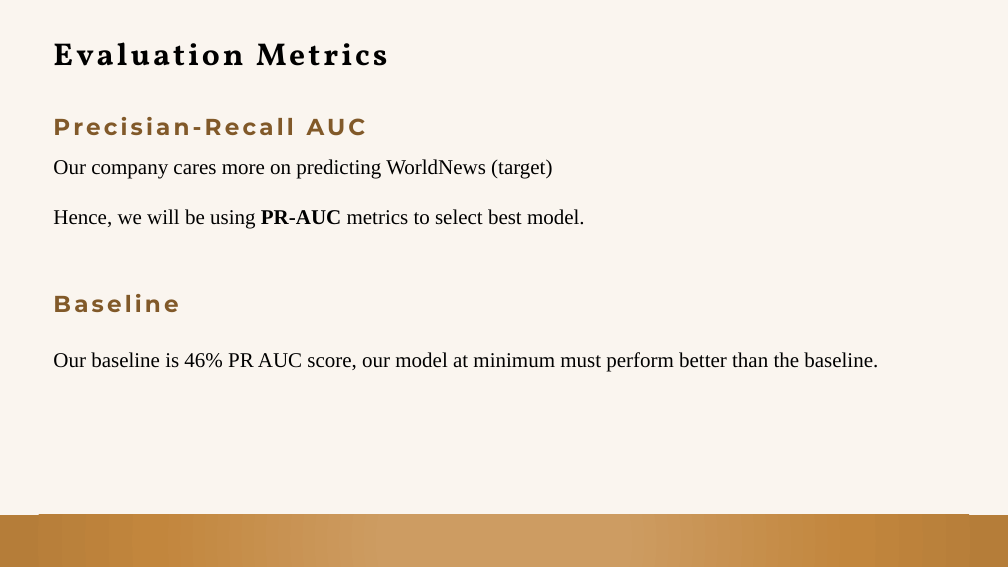
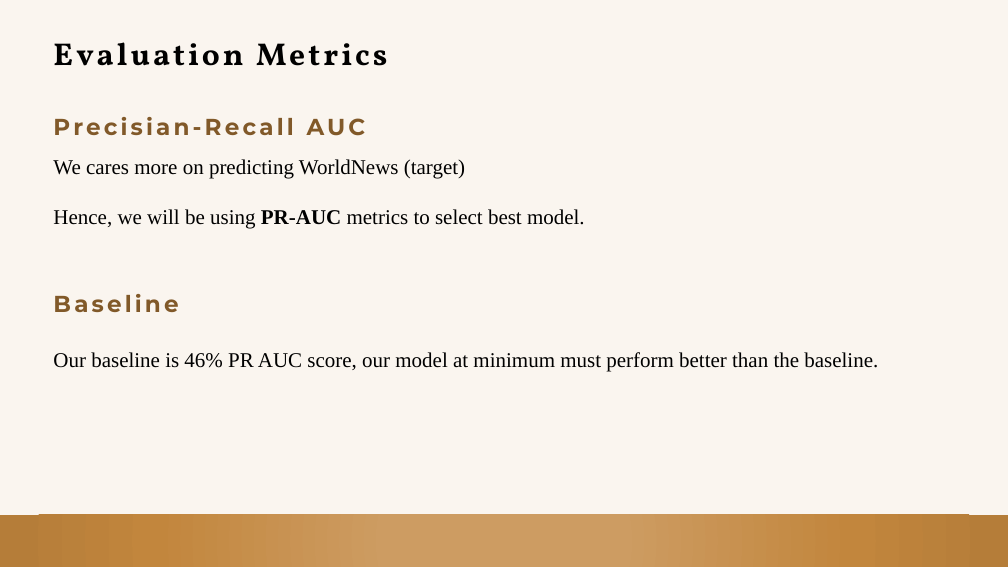
Before and after one commit to Joseph-Gan/TextClassification, a slide deck: slide 4 of Project 3 WebAPI and NLP .pptx. Drawn at 1008x567 pixels with LibreOffice and Linux fonts; fonts in the diff are those of the drawing. Boxes give left, top, right and bottom in pixels: in the first picture for what was removed or moved away, otherwise in the second. Text is boxed around its words. In the diff, an @@ line names an element or a change of style, - is before the commit and + after.

```diff
--- a/Project 3 WebAPI and NLP .pptx
+++ b/Project 3 WebAPI and NLP .pptx
@@ text at (x1=53, y1=159, x2=465, y2=179): text changed @@
-Our company cares more on predicting WorldNews (target)
+We cares more on predicting WorldNews (target)
```
Also in this commit, not shown: 5 other slides changed, 3 slides added, 2 slides removed.
